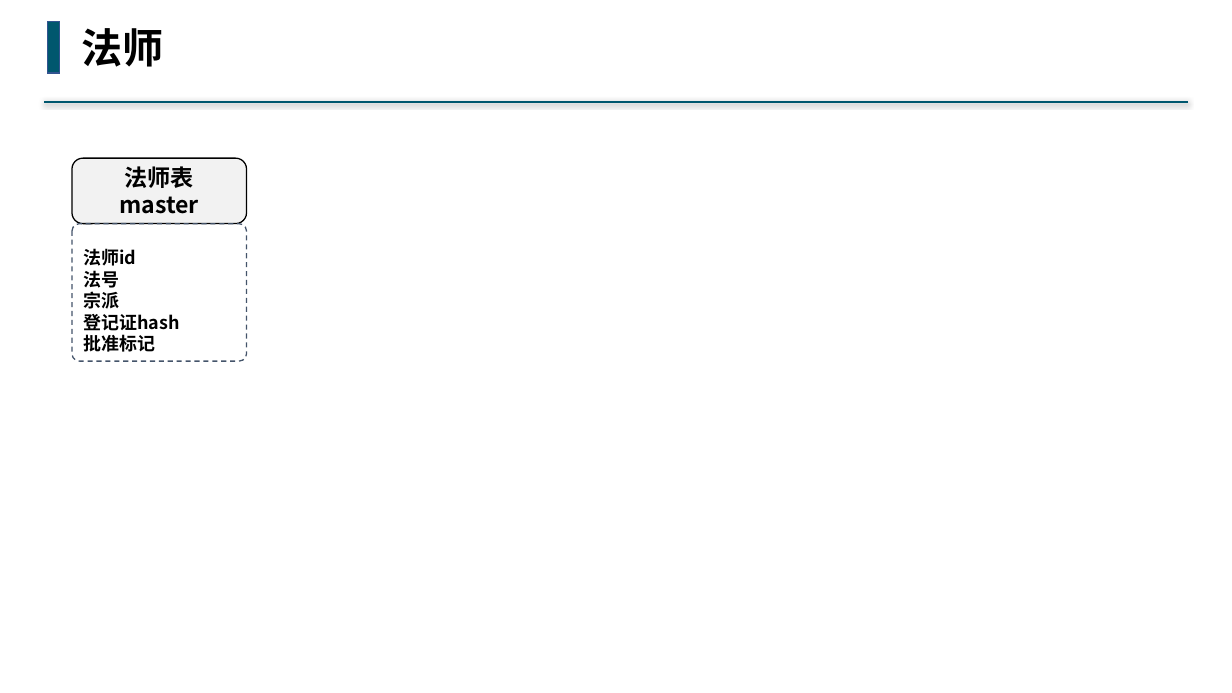
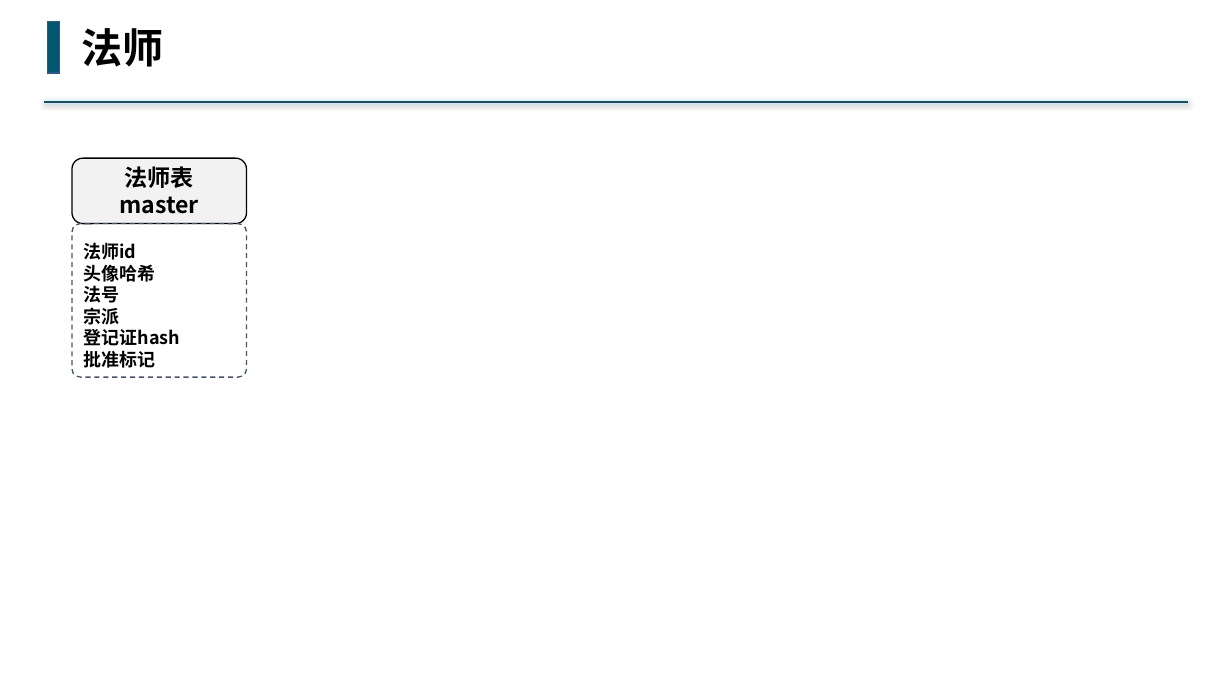
Before and after one commit to buddhachain/buddhaContract, a slide deck: slide 7 of doc/02.角色.pptx. Drawn at 1232x693 pixels with LibreOffice and Linux fonts; fonts in the diff are those of the drawing. Boxes give left, top, right and bottom in pixels: in the first picture for what was removed or moved away, otherwise in the second. Text is boxed around its words. In the diff, an @@ line names an element or a change of style, - is before the commit and + after.

```diff
--- a/doc/02.角色.pptx
+++ b/doc/02.角色.pptx
@@ rounded rectangle "法师id": place and size @@
-rounded rectangle "法师id" at (72, 224, 247, 361)
+rounded rectangle "法师id" at (72, 224, 247, 377)
@@ text in rounded rectangle at (83, 264, 155, 282): paragraph added @@
+头像哈希
```
Also in this commit, not shown: 1 other slide changed, 2 other files.
